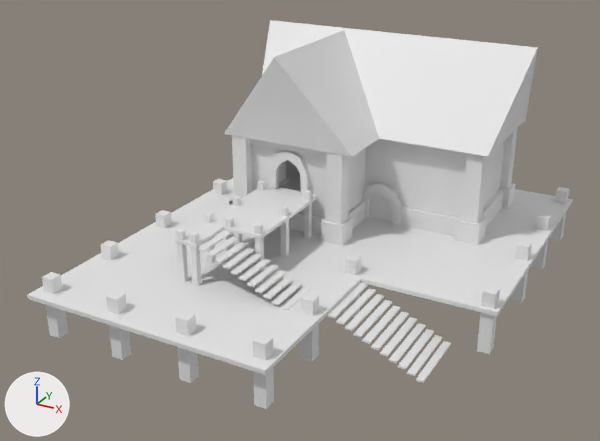
The FBX model UNITY/Assets/ENVIRONMENT/MESH/tavern 1.fbx, before and after one commit.
One viewpoint serves both versions: a 50 mm lens placed at (6.44, -15.45, 6.79), pointed at (-0.39, -3.03, 0.58). The lights are fixed; the arrows at lower left show +X, +Y and +Z. Where no turn or scale is listed for an object, it has been applied to the vertices.
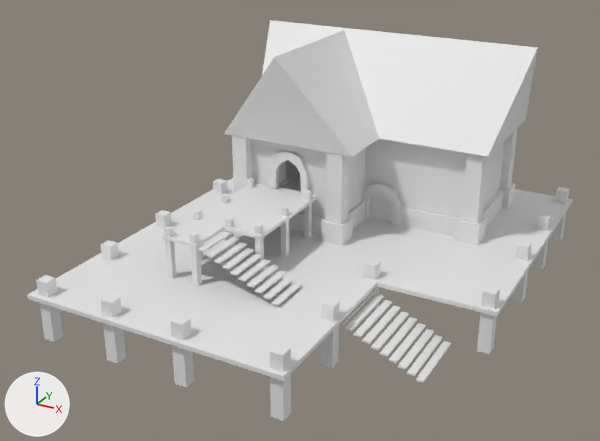
Location of each change, (x1, y1, x2, y2) in pixels of the pictures (600 x 441 px; the box of a moved part takes in the faces that stretch with it):
'Plane.002', reshaped
    before: (27, 178, 573, 375)
    after: (27, 178, 573, 381)
'Cube.022', reshaped
    before: (42, 179, 569, 409)
    after: (36, 179, 569, 421)
'Plane.003', reshaped (9% wider)
    before: (175, 185, 318, 248)
    after: (162, 183, 318, 248)
'Cube.016', moved
    before: (199, 231, 310, 310)
    after: (198, 231, 310, 310)
part 1 of me_plane_004, moved or reshaped
    before: (175, 185, 283, 248)
    after: (162, 183, 283, 248)
part 2 of me_cube_012, moved or reshaped
    before: (176, 229, 188, 282)
    after: (164, 226, 176, 279)
part 3 of me_cube_012, moved or reshaped
    before: (204, 212, 215, 263)
    after: (193, 209, 204, 260)
part 4 of me_cube_012, moved or reshaped
    before: (258, 181, 266, 190)
    after: (246, 178, 254, 188)
part 5 of me_cube_012, moved or reshaped
    before: (233, 196, 242, 244)
    after: (221, 193, 230, 241)
part 6 of me_plane_003, moved or reshaped
    before: (35, 191, 391, 375)
    after: (35, 191, 391, 381)
part 7 of me_cube_026, moved or reshaped
    before: (344, 254, 362, 318)
    after: (362, 259, 381, 321)
part 8 of me_cube_026, moved or reshaped
    before: (252, 334, 274, 409)
    after: (270, 344, 291, 421)
part 9 of me_cube_026, moved or reshaped
    before: (301, 292, 319, 362)
    after: (320, 298, 340, 368)
part 10 of me_cube_026, moved or reshaped
    before: (42, 272, 68, 338)
    after: (36, 275, 63, 342)
part 11 of me_cube_026, moved or reshaped
    before: (106, 291, 131, 360)
    after: (101, 294, 126, 364)
part 12 of me_cube_026, moved or reshaped
    before: (175, 311, 199, 383)
    after: (170, 315, 194, 387)

Diff of the bpy script that builds the scene:
```diff
--- a/UNITY/Assets/ENVIRONMENT/MESH/tavern 1.fbx.py
+++ b/UNITY/Assets/ENVIRONMENT/MESH/tavern 1.fbx.py
@@ me_plane_003 @@
 me_plane_003.from_pydata(...)  # 16 vertices, 14 faces; spans x -3.57..3.57, y -6.82..1.97, z -0.08..0.0
+# me_plane_003 part 6
+for i in [4, 7, 12, 15]: me_plane_003.vertices[i].co += Vector((0.3, 0.0, 0.0))
@@ me_cube_026 @@
 me_cube_026.from_pydata(...)  # 144 vertices, 108 faces; spans x -3.09..3.82, y -4.38..4.07, z -0.57..0.57
+# me_cube_026 part 7: the loose piece of 8 vertices spanning x 1.1..1.32, y -1.29..-1.07, z -0.57..0.57 is moved by (0.37, 0.0, 0.0)
+# me_cube_026 part 8: the loose piece of 8 vertices spanning x 1.1..1.32, y -4.38..-4.16, z -0.57..0.57 is moved by (0.37, -0.13, 0.0)
+# me_cube_026 part 9: the loose piece of 8 vertices spanning x 1.1..1.32, y -2.91..-2.69, z -0.57..0.57 is moved by (0.37, 0.0, 0.0)
+# me_cube_026 part 10: the loose piece of 8 vertices spanning x -3.08..-2.86, y -4.38..-4.16, z -0.57..0.57 is moved by (0.0, -0.13, 0.0)
+# me_cube_026 part 11: the loose piece of 8 vertices spanning x -1.68..-1.46, y -4.38..-4.16, z -0.57..0.57 is moved by (0.0, -0.13, 0.0)
+# me_cube_026 part 12: the loose piece of 8 vertices spanning x -0.3..-0.08, y -4.38..-4.16, z -0.57..0.57 is moved by (0.0, -0.13, 0.0)
@@ me_plane_004 @@
 me_plane_004.from_pydata(...)  # 16 vertices, 14 faces; spans x -0.61..0.61, y -2.55..0.42, z -0.07..0.0
+# me_plane_004 part 1
+for i in [0, 2, 6, 8, 9, 14]: me_plane_004.vertices[i].co += Vector((-0.27, 0.0, 0.0))
@@ me_cube_012 @@
 me_cube_012.from_pydata(...)  # 72 vertices, 54 faces; spans x -1.1..0.06, y -2.69..0.06, z -0.49..0.49
+# me_cube_012 part 2: the loose piece of 8 vertices spanning x -1.1..-0.98, y -2.69..-2.58, z -0.49..0.49 is moved by (-0.26, 0.0, 0.0)
+# me_cube_012 part 3: the loose piece of 8 vertices spanning x -1.1..-0.98, y -1.85..-1.74, z -0.49..0.49 is moved by (-0.26, 0.0, 0.0)
+# me_cube_012 part 4: the loose piece of 8 vertices spanning x -1.09..-0.98, y -0.06..0.06, z -0.49..0.49 is moved by (-0.26, 0.0, 0.0)
+# me_cube_012 part 5: the loose piece of 8 vertices spanning x -1.09..-0.98, y -0.95..-0.84, z -0.49..0.49 is moved by (-0.26, 0.0, 0.0)
@@ ob_cube_016 @@
 ob_cube_016 = bpy.data.objects.new('Cube.016', me_cube_016)
-ob_cube_016.location = (-1.11, -4.76, 0.72)
+ob_cube_016.location = (-1.27, -4.76, 0.78)
```
